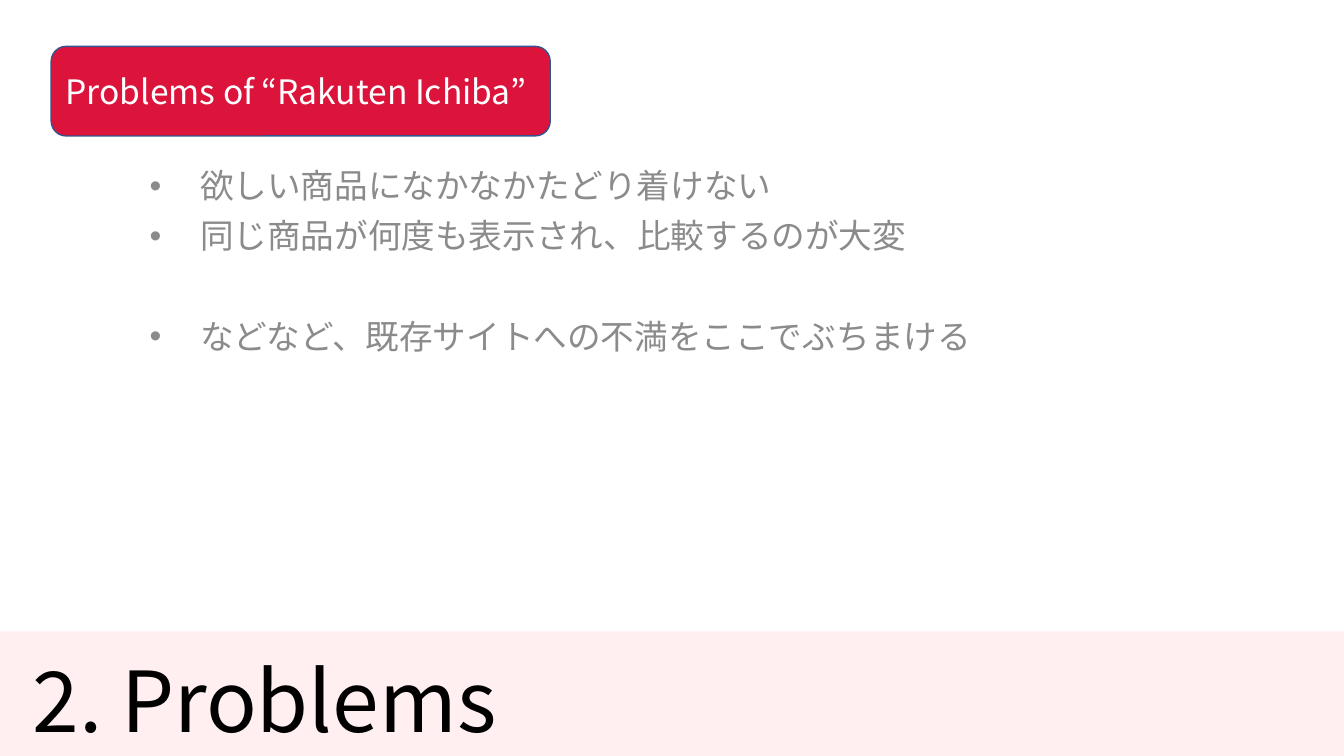
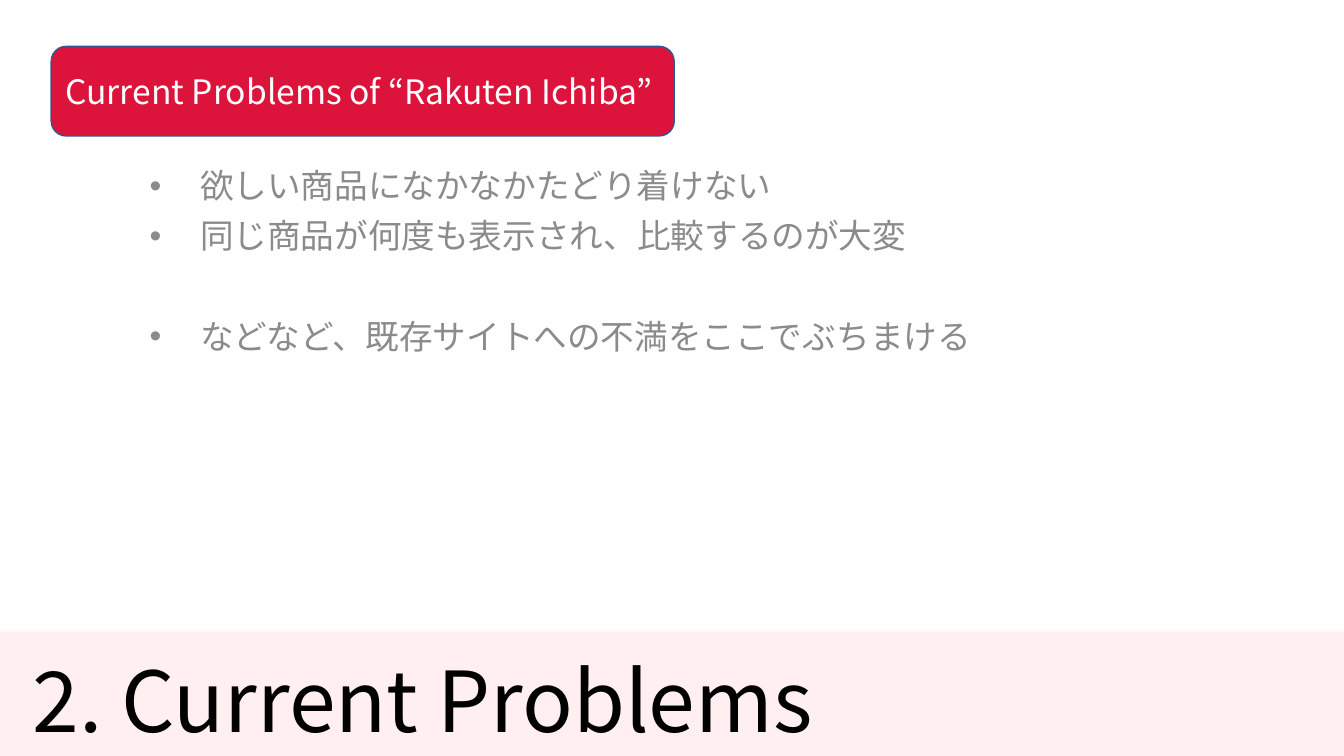
Before and after one commit to KNobuki/Rakuten_fashion, a slide deck: slide 6 of presentation/Presentation.pptx. Drawn at 1344x756 pixels with LibreOffice and Linux fonts; fonts in the diff are those of the drawing. Boxes give left, top, right and bottom in pixels: in the first picture for what was removed or moved away, otherwise in the second. Text is boxed around its words. In the diff, an @@ line names an element or a change of style, - is before the commit and + after.

Commit message:
added slide

```diff
--- a/presentation/Presentation.pptx
+++ b/presentation/Presentation.pptx
@@ rounded rectangle "Current Problems of “Rakuten Ichiba”": place and size @@
-rounded rectangle "Current Problems of “Rakuten Ichiba”" at (51, 46, 551, 136)
+rounded rectangle "Current Problems of “Rakuten Ichiba”" at (51, 46, 675, 136)
@@ text in rounded rectangle at (65, 77, 653, 105): text changed @@
-Problems of “Rakuten Ichiba”
+Current Problems of “Rakuten Ichiba”
@@ title at (32, 665, 812, 733): text changed @@
-2. Problems
+2. Current Problems
```
Also in this commit, not shown: 3 other slides changed, 1 slide added.
